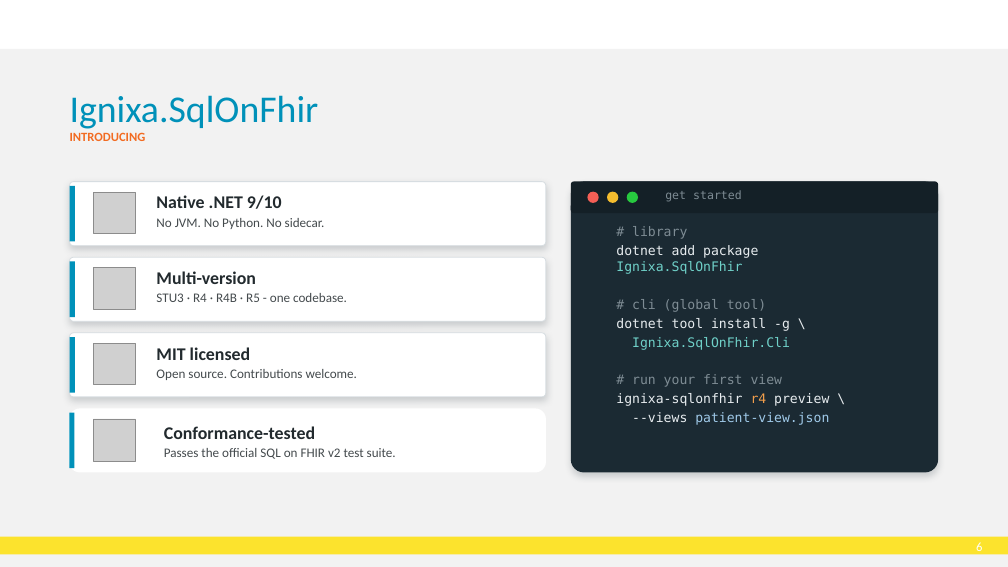
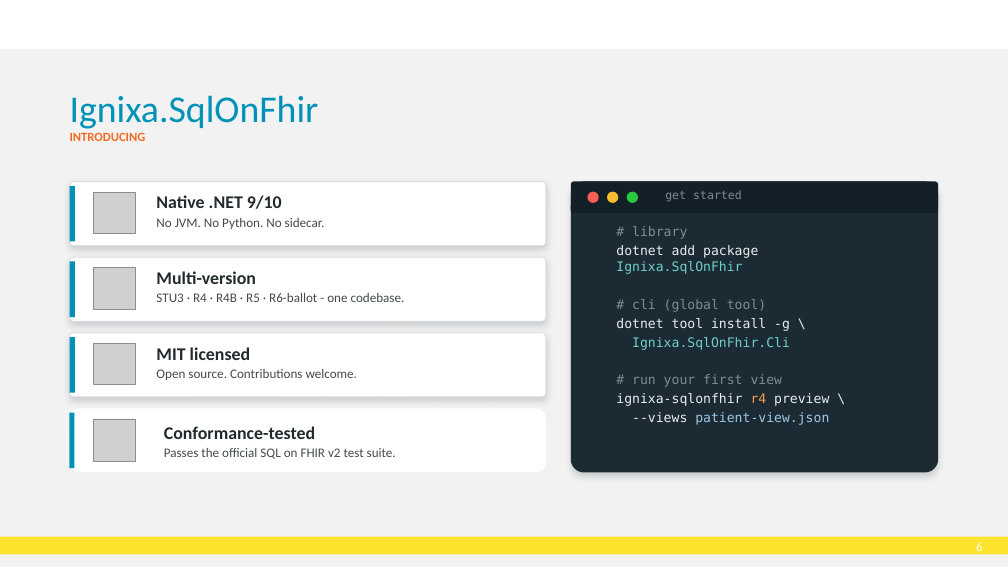
Before and after one commit to brendankowitz/FHIRDevDays2026, a slide deck: slide 6 of talks/talk1-sql-on-fhir/DD26_CT_260616_Brendan-Kowitz_SqlOnFhir.pptx. Drawn at 1008x567 pixels with LibreOffice and Linux fonts; fonts in the diff are those of the drawing; grey boxes stand for pictures; background and template pictures are left out. Boxes give left, top, right and bottom in pixels: in the first picture for what was removed or moved away, otherwise in the second. Text is boxed around its words. In the diff, an @@ line names an element or a change of style, - is before the commit and + after.

```diff
--- a/talks/talk1-sql-on-fhir/DD26_CT_260616_Brendan-Kowitz_SqlOnFhir.pptx
+++ b/talks/talk1-sql-on-fhir/DD26_CT_260616_Brendan-Kowitz_SqlOnFhir.pptx
@@ text at [156,293,405,302]: text changed @@
-STU3 · R4 · R4B · R5 - one codebase.
+STU3 · R4 · R4B · R5 · R6-ballot - one codebase.
```
Also in this commit, not shown: 5 other slides changed, 1 slide added, 2 slides removed.
